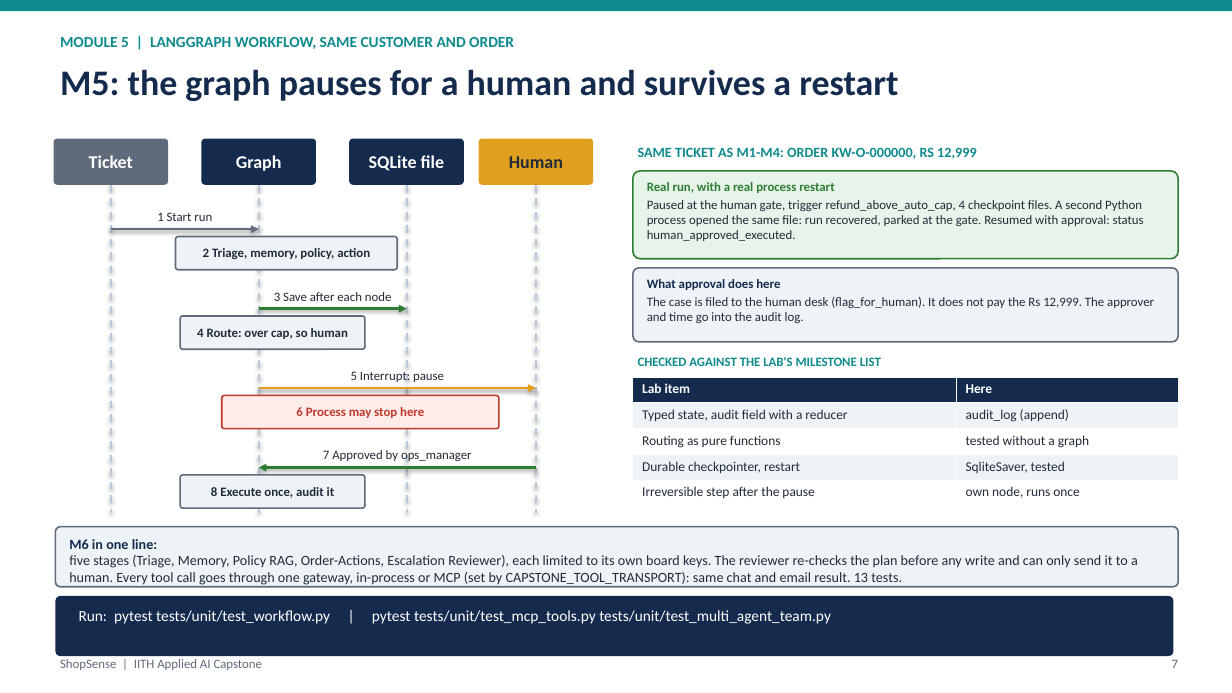
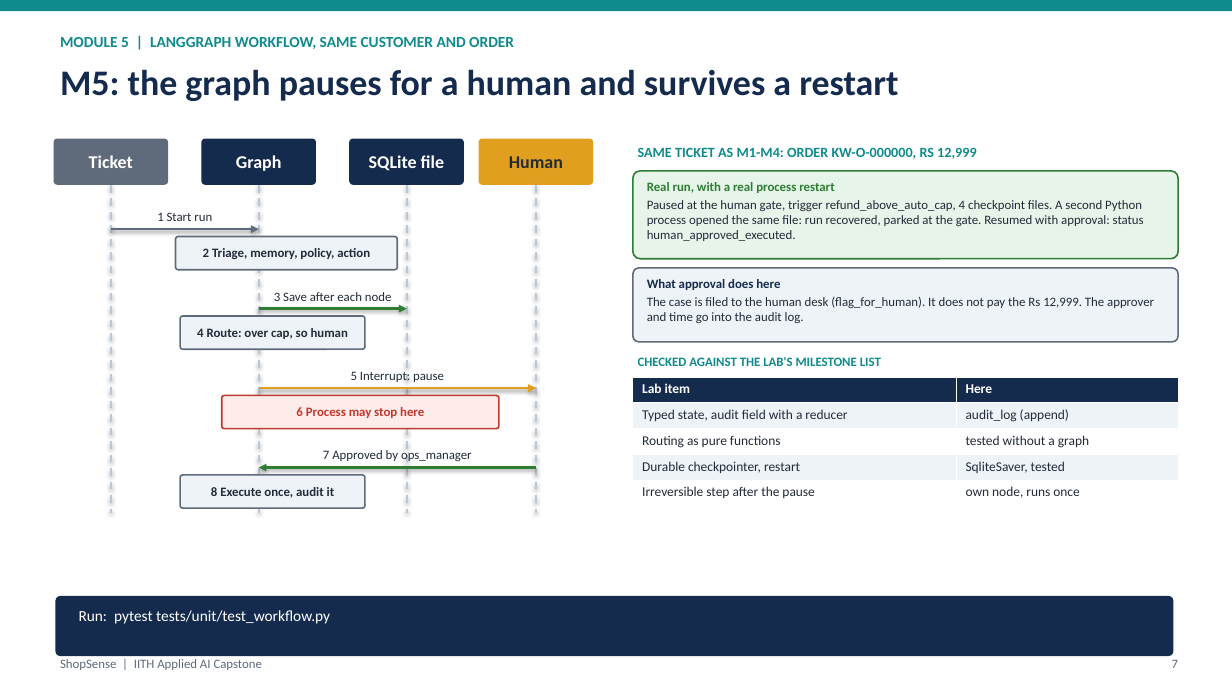
Before and after one commit to abhraj786/iith-ai-capstone-shopsense, a slide deck: slide 7 of docs/deck/iith-ai-capstone-shopsense.pptx. Drawn at 1232x693 pixels with LibreOffice and Linux fonts; fonts in the diff are those of the drawing. Boxes give left, top, right and bottom in pixels: in the first picture for what was removed or moved away, otherwise in the second. Text is boxed around its words. In the diff, an @@ line names an element or a change of style, - is before the commit and + after.

Commit message:
Deck: dedicated M6 slide, merge results and demo; document CAPSTONE_TOOL_TRANSPORT

```diff
--- a/docs/deck/iith-ai-capstone-shopsense.pptx
+++ b/docs/deck/iith-ai-capstone-shopsense.pptx
@@ rounded rectangle removed at box(55, 527, 1178, 587) @@
@@ text removed at box(69, 539, 1138, 585) @@
-M6 in one line:
-five stages (Triage, Memory, Policy RAG, Order-Actions, Escalation Reviewer), each limited to its own board keys. The reviewer re-checks the plan before any write and can only send it to a human. Every tool call goes through one gateway, in-process or MCP (set by CAPSTONE_TOOL_TRANSPORT): same chat and email result. 13 tests.
@@ text at box(79, 610, 330, 624): text changed @@
-Run: pytest tests/unit/test_workflow.py | pytest tests/unit/test_mcp_tools.py tests/unit/test_multi_agent_team.py
+Run: pytest tests/unit/test_workflow.py
```
Also in this commit, not shown: 2 other slides changed, 1 slide added, 1 slide removed, 3 other files.
